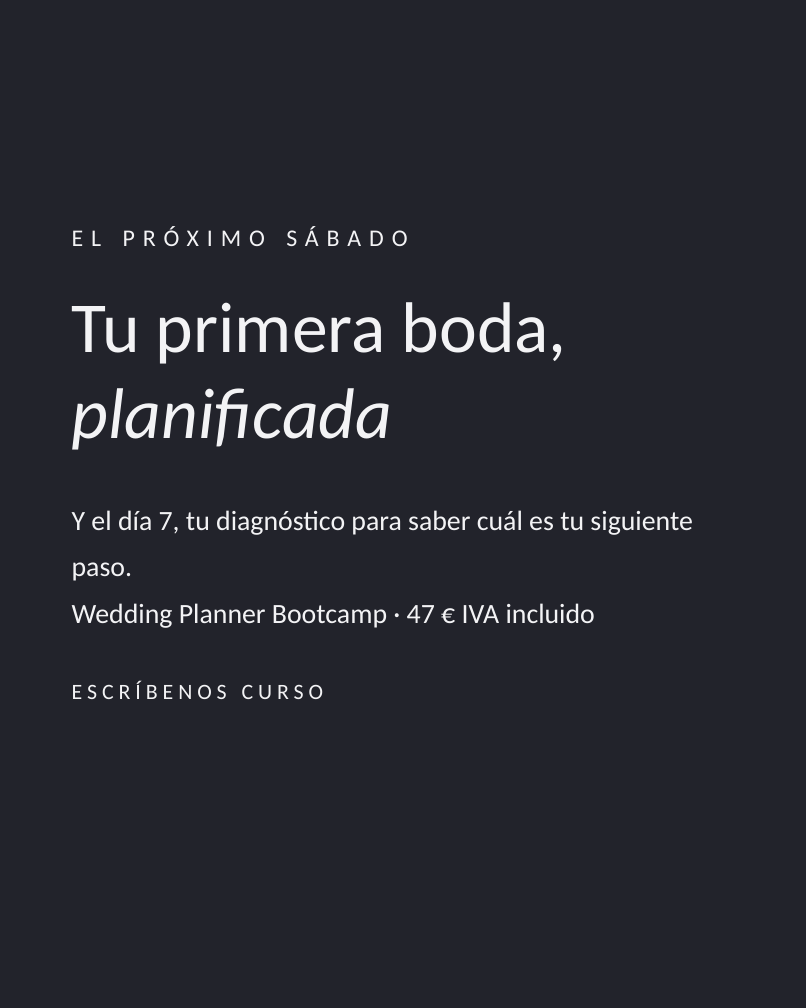
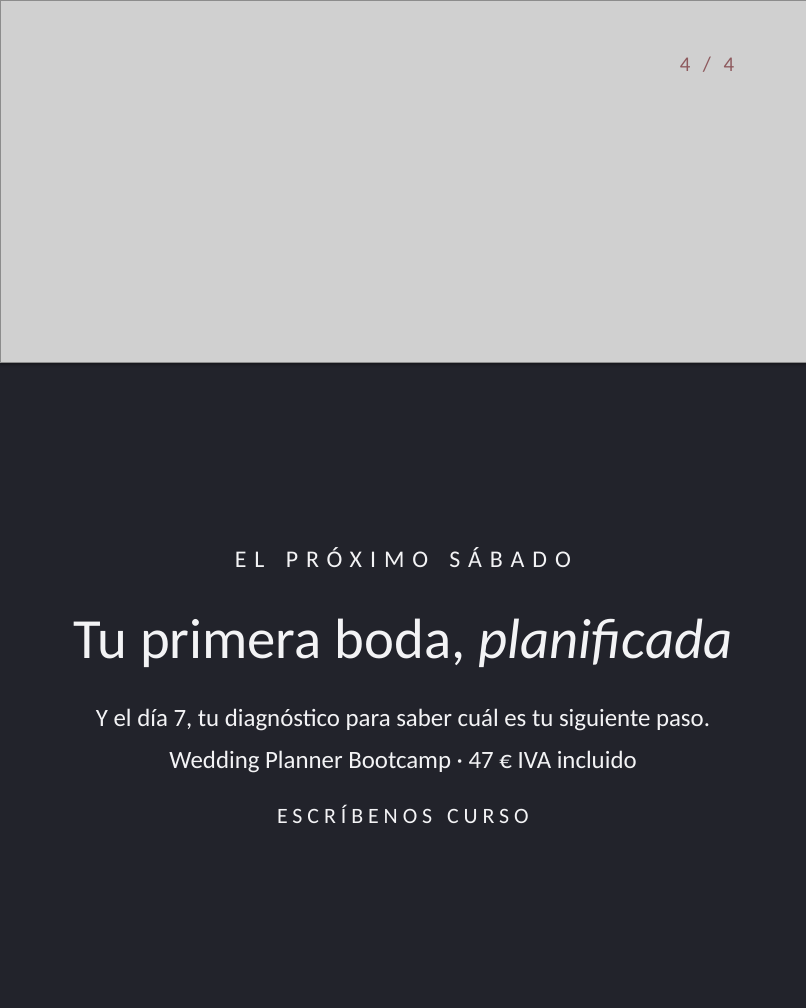
Before and after one commit to NDAEVENTS/NUBES-SCHOOL, a slide deck: slide 4 of public/ig/2026-10-31-listas/carrusel-canva.pptx. Drawn at 806x1008 pixels with LibreOffice and Linux fonts; fonts in the diff are those of the drawing; grey boxes stand for pictures. Boxes give left, top, right and bottom in pixels: in the first picture for what was removed or moved away, otherwise in the second. Text is boxed around its words. In the diff, an @@ line names an element or a change of style, - is before the commit and + after.

```diff
--- a/public/ig/2026-10-31-listas/carrusel-canva.pptx
+++ b/public/ig/2026-10-31-listas/carrusel-canva.pptx
@@ rectangle added at box(0, 0, 806, 363), fill #F2E8E8 @@
@@ picture added at box(0, 0, 806, 363) @@
@@ text added at box(680, 57, 735, 71), 21 pt, text #8E5A5E @@
+4 / 4
@@ text "EL PRÓXIMO SÁBADO": place and size @@
-text "EL PRÓXIMO SÁBADO" at box(72, 226, 692, 699)
+text "EL PRÓXIMO SÁBADO" at box(73, 547, 732, 823)
@@ text "EL PRÓXIMO SÁBADO" at box(73, 547, 732, 823): size 72 to 57 pt in "Tu primera boda, planificada"; size 28 to 25 pt in "Y el día 7, tu diagnóstico para ..."; alignment left to centre; less space between paragraphs @@
```
Also in this commit, not shown: 3 other slides changed, 14 other files.
